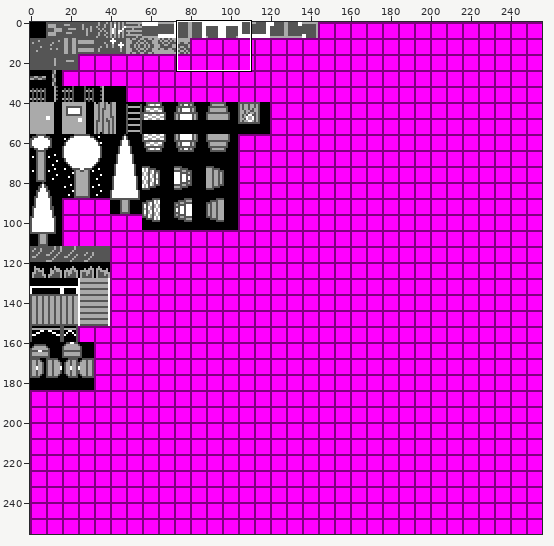
One commit to this sprite sheet: res/Tiles/tile_sheet.png. Above: a wide view before the commit, with the close-up outlined.
Close-up. Before:
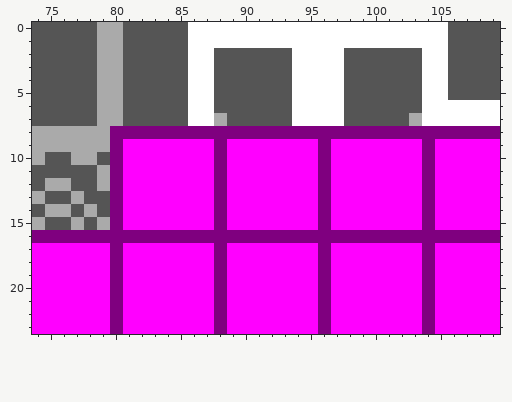
The file is 256x256 pixels. Colours within 5 levels of each other are drawn and written as one. Shown: x 74..109, y 0..23.
The result:
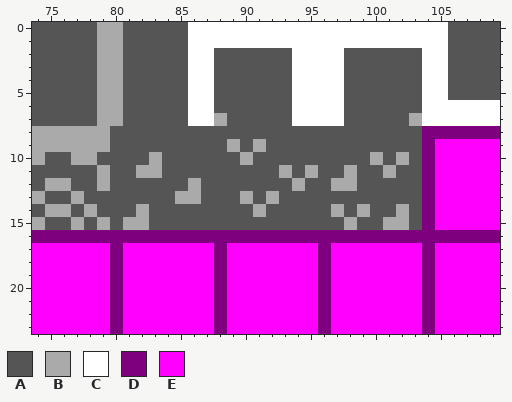
Palette (. is transparent): A #555555  B #aaaaaa  C #ffffff  D #7f007f  E #ff00ff
From old to new:
Changed rows in their new state; - is an unchanged pixel.
first column x 80:
 8 AAAAAAAAAAAAAAAAAAAAAAAA
 9 AAAAAAAAABABAAAAAAAAAAAA
10 AAABAAAAAABAAAAAAAAABABA
11 AABBAAAAAAAAABABAABAABAA
12 AAAAAABAAAAAAABAABBAAAAA
13 AAAAABBAAABABAAAAAAAAAAA
14 AABAAAAAAAABAAAAABABAABA
15 ABBAAAAAAAAAAAAAAABAABBA
